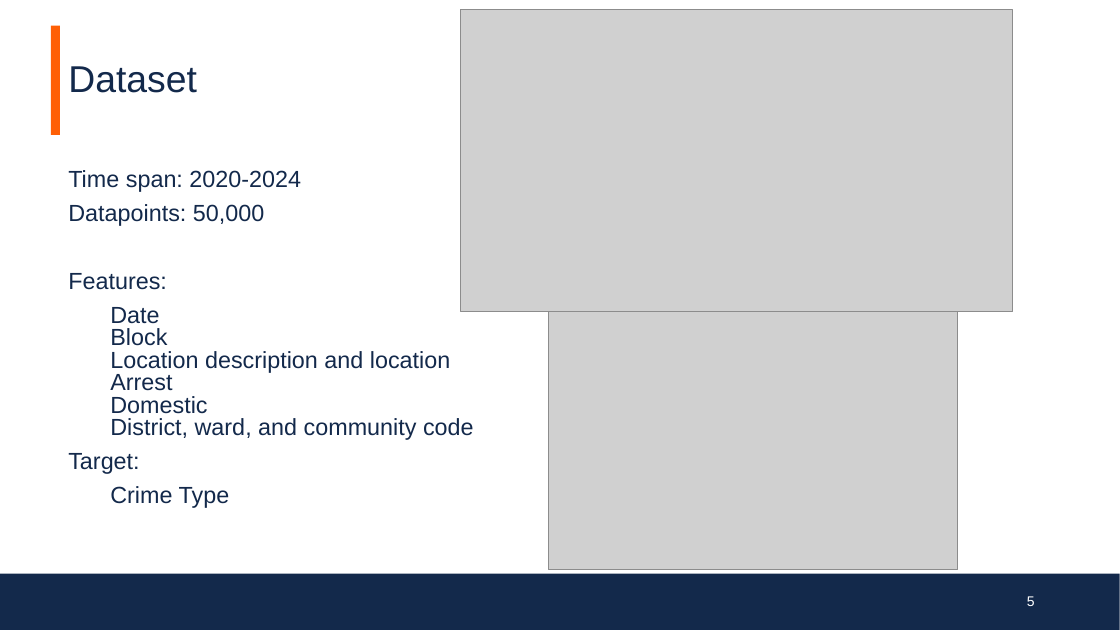
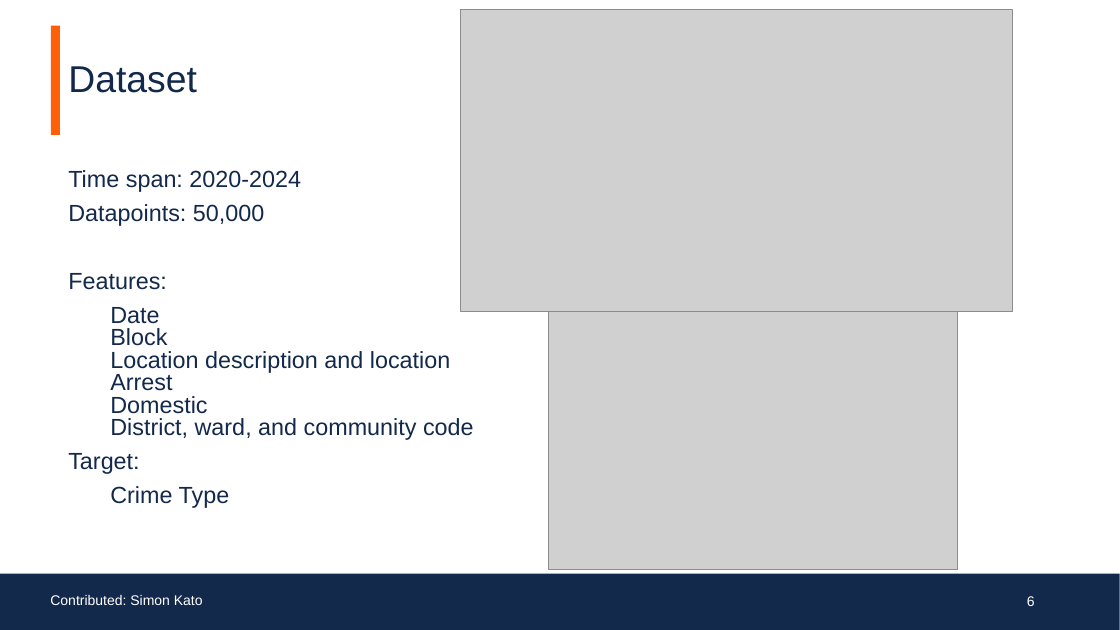
Before and after one commit to SimonKato/Chicago-Crime-Analysis, a slide deck: slide 6 of FinalPresentation.pptx (slide 5 before the commit). Drawn at 1120x630 pixels with LibreOffice and Linux fonts; fonts in the diff are those of the drawing; grey boxes stand for pictures; background and template pictures are left out. Boxes give left, top, right and bottom in pixels: in the first picture for what was removed or moved away, otherwise in the second. Text is boxed around its words. In the diff, an @@ line names an element or a change of style, - is before the commit and + after.

```diff
--- a/FinalPresentation.pptx
+++ b/FinalPresentation.pptx
@@ text added at box(50, 595, 203, 605), 12 pt, text #FFFFFF @@
+Contributed: Simon Kato
@@ page number at box(1027, 596, 1035, 606): text changed @@
-5
+6
```
Also in this commit, not shown: 7 other slides changed, 5 slides added, 14 other files.
